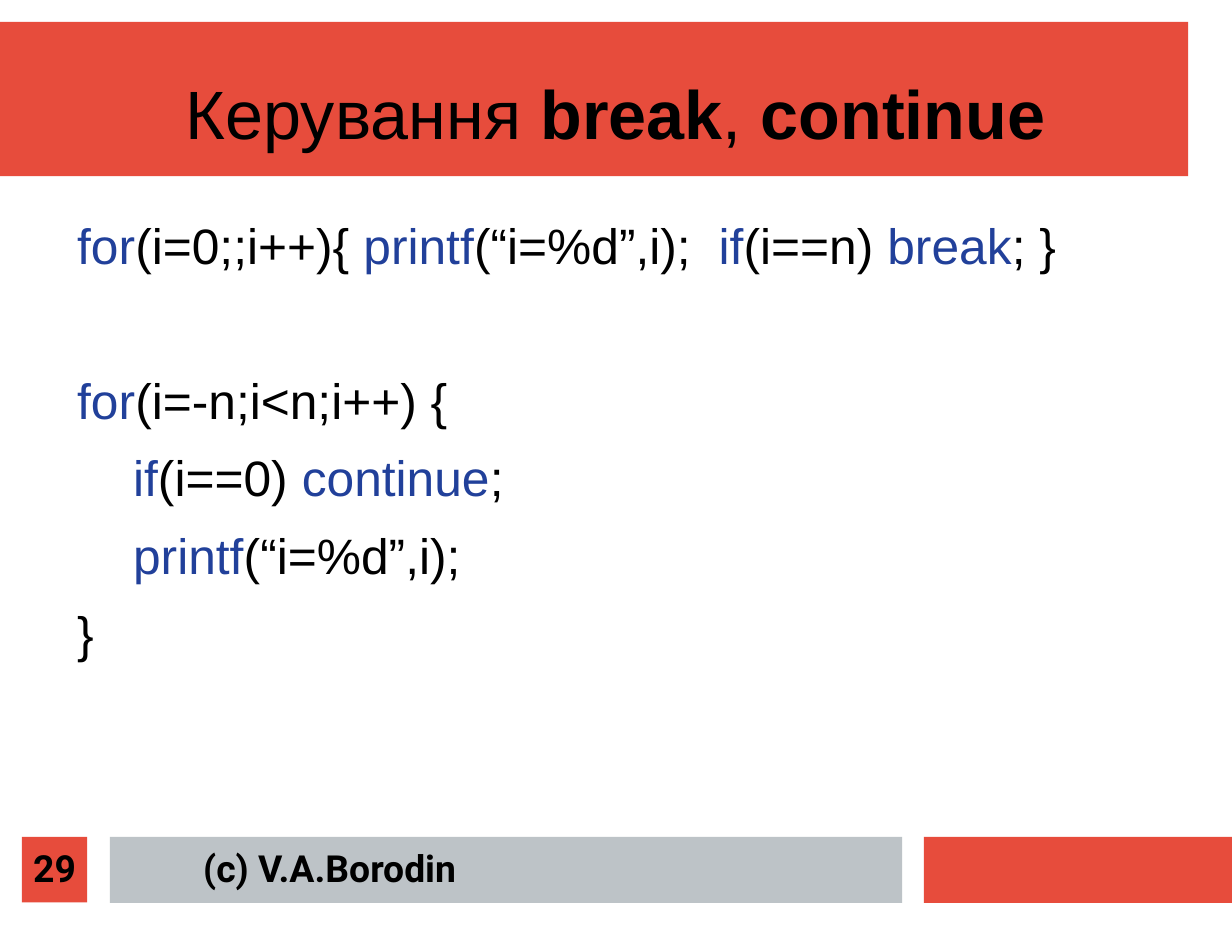
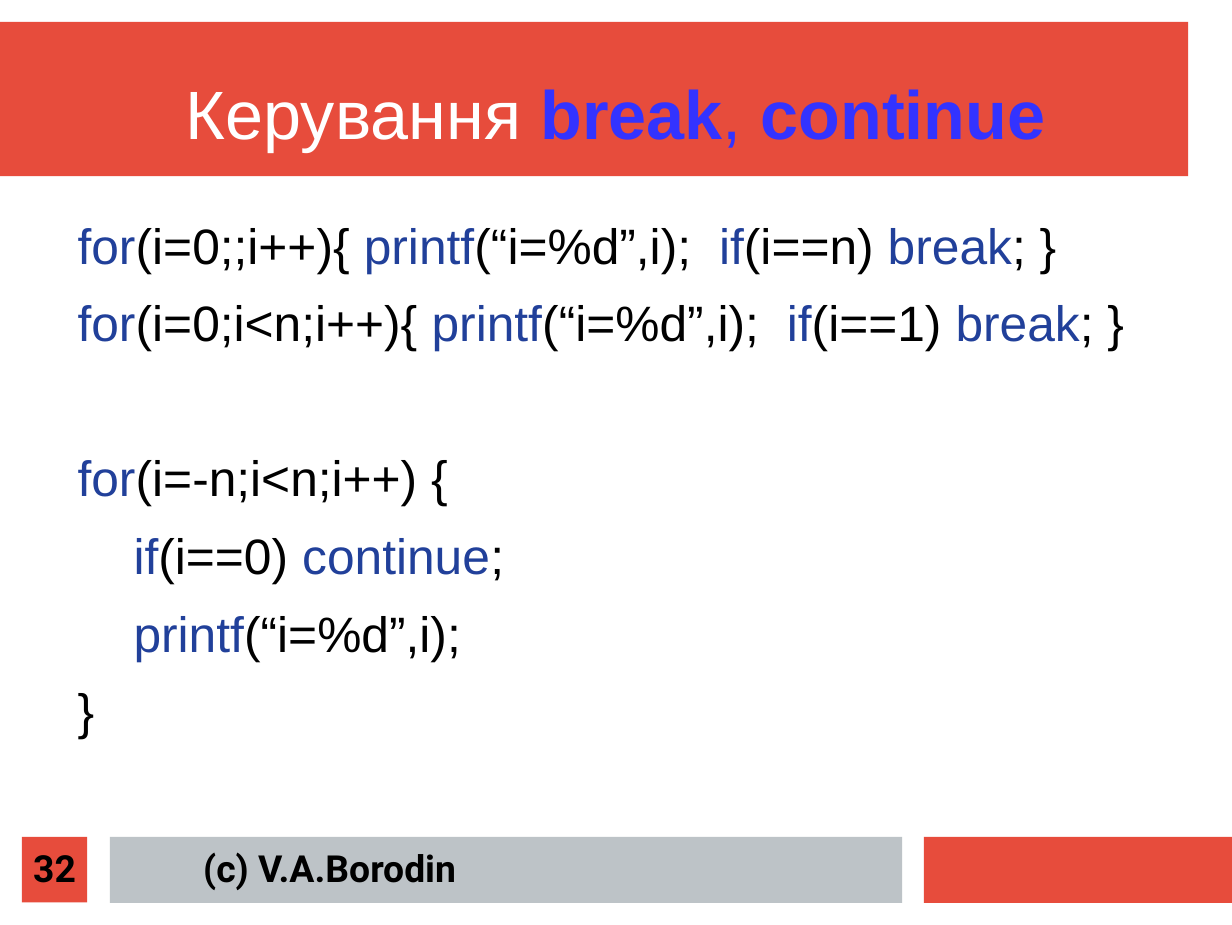
Before and after one commit to mecchmatProjects/CppCourse, a slide deck: slide 32 of Lect02/CppTutorUkr1.ppt (slide 29 before the commit). Drawn at 1232x925 pixels with LibreOffice and Linux fonts; fonts in the diff are those of the drawing. Boxes give left, top, right and bottom in pixels: in the first picture for what was removed or moved away, otherwise in the second. Text is boxed around its words. In the diff, an @@ line names an element or a change of style, - is before the commit and + after.

```diff
--- a/Lect02/CppTutorUkr1.ppt
+++ b/Lect02/CppTutorUkr1.ppt
@@ text "Керування break, continue" at [186, 89, 1045, 151]: text colour #000000 to #FFFFFF in "Керування"; text colour #000000 to #3333FF in "break, continue" @@
@@ text at [78, 305, 1094, 351]: paragraph added @@
+for(i=0;i<n;i++){ printf(“i=%d”,i); if(i==1) break; }
@@ page number at [33, 855, 76, 883]: text changed @@
-29
+32
```
Also in this commit, not shown: 17 other slides changed, 4 slides added, 1 slide removed.
